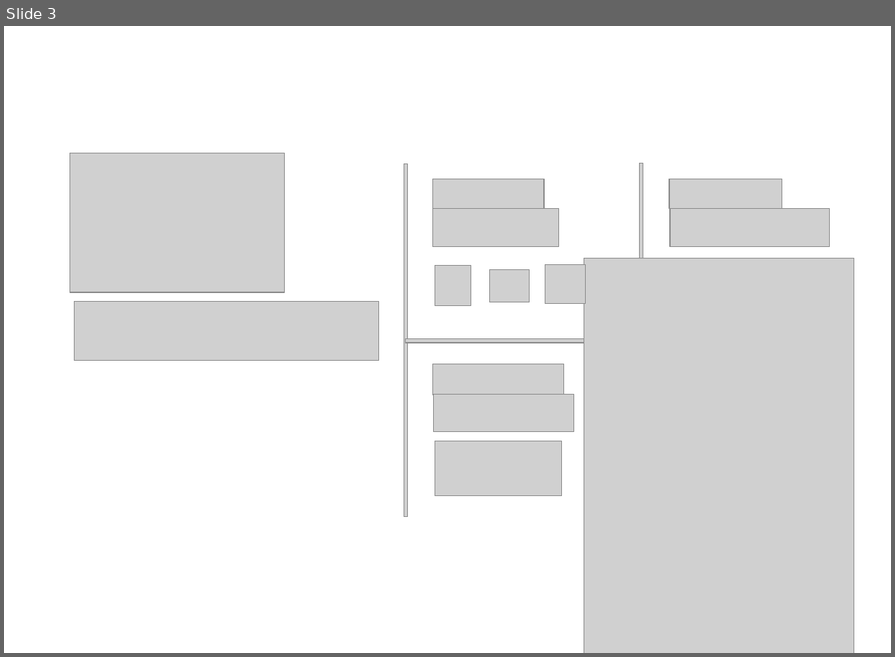
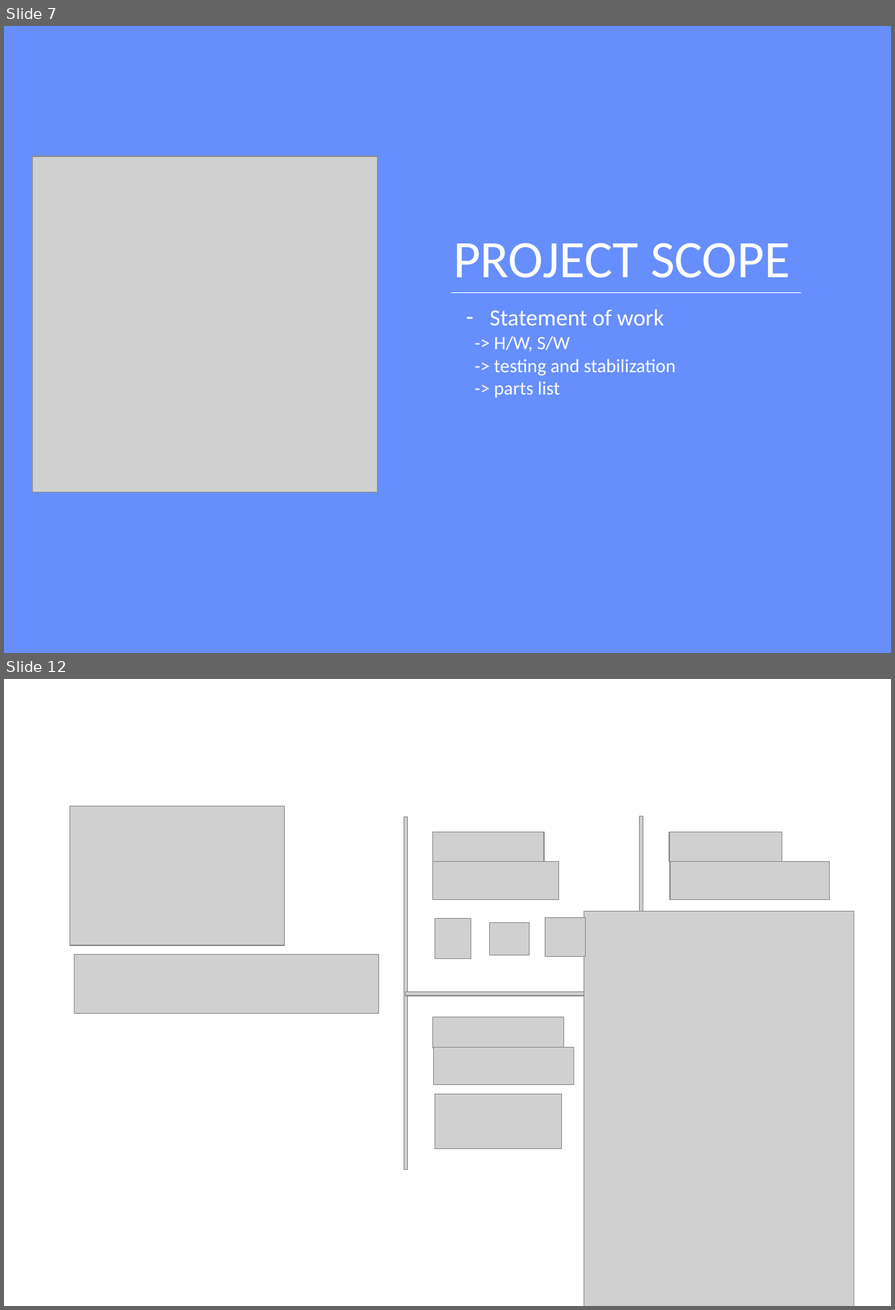
Before and after one commit to OhJaeGeun/IOT3_Project_helper_bot, a slide deck: Portfolio/HELPER_BOT_2.pptx. Shown one above the other, each under a label of ours: slide 3 before the commit, slides 7 and 12 after it; the slides between them are not shown. The pictures are 895x657 and 895x1310 pixels, drawn with LibreOffice and Linux fonts; fonts in the diff are those of the drawing; grey boxes stand for pictures. Boxes give left, top, right and bottom in pixels: in the first picture for what was removed or moved away, otherwise in the second. Text is boxed around its words. In the diff, an @@ line names an element or a change of style, - is before the commit and + after.

```diff
--- a/Portfolio/HELPER_BOT_2.pptx
+++ b/Portfolio/HELPER_BOT_2.pptx
@@ slide 7 added at (x1=4, y1=26, x2=891, y2=653), background #668EFD @@
@@ picture added at (x1=33, y1=156, x2=378, y2=493) @@
@@ text added at (x1=453, y1=243, x2=790, y2=278), 50 pt, text #FFFFFF @@
+PROJECT SCOPE
@@ line added from (450, 293) to (802, 293), #FFFFFF 1 pt @@
@@ text added at (x1=490, y1=309, x2=676, y2=398), 18 pt, text #FFFFFF @@
+– Statement of work
+-> H/W, S/W
+-> testing and stabilization
+-> parts list
@@ what was slide 3 is now slide 12 @@
```
Also in this commit, not shown: 2 slides changed, 9 other slides added, 2 slides removed, 14 other files.
